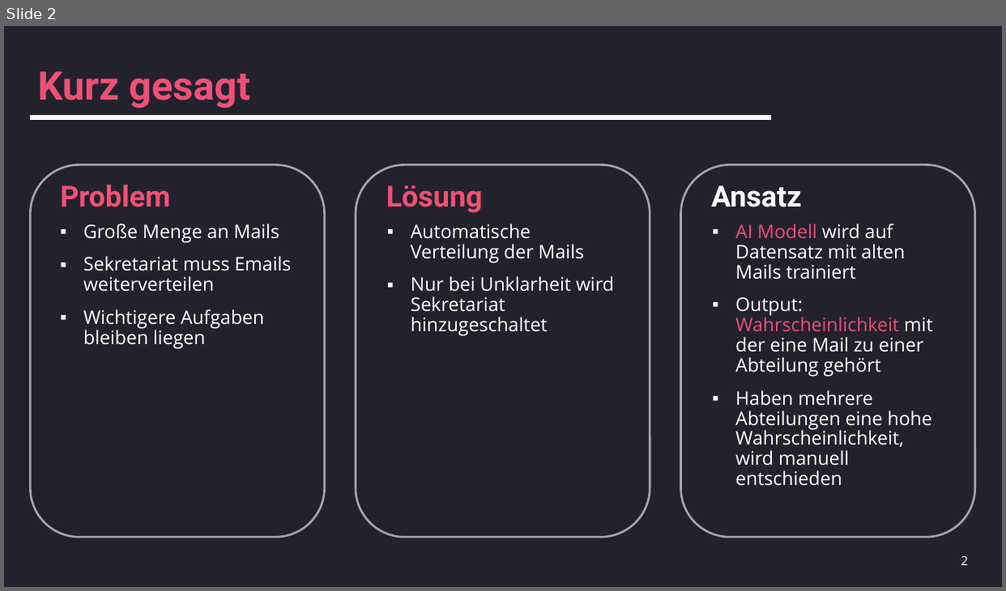
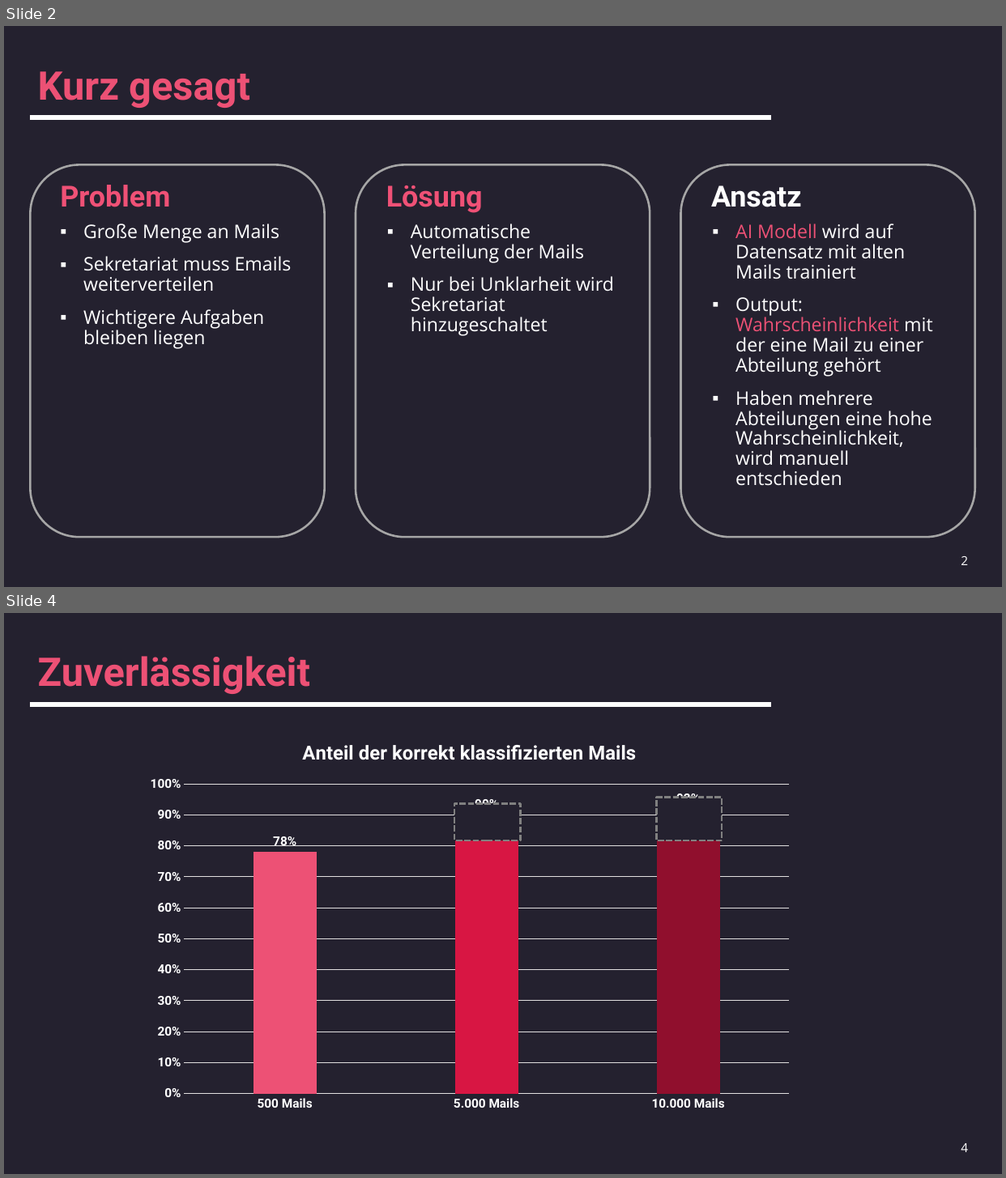
Before and after one commit to MagnusWagner/nlp_datathon, a slide deck: Präsentation.pptx. Shown one above the other, each under a label of ours: slide 2 before the commit, slides 2 and 4 after it; the slides between them are not shown. The pictures are 1006x591 and 1006x1178 pixels, drawn with LibreOffice and Linux fonts; fonts in the diff are those of the drawing; background and template pictures are left out. Boxes give left, top, right and bottom in pixels: in the first picture for what was removed or moved away, otherwise in the second. Text is boxed around its words. In the diff, an @@ line names an element or a change of style, - is before the commit and + after.

```diff
--- a/Präsentation.pptx
+++ b/Präsentation.pptx
@@ slide 4 added at [4, 613, 1002, 1174], background #24212F; not listed: 1 template element that a slide beside it also shows @@
@@ title added at [38, 656, 310, 694], 38 pt, text #ED5175, bold @@
+Zuverlässigkeit
@@ column chart added at [138, 726, 803, 1119] @@
+title "Anteil der korrekt klassifizierten Mails "
+categories: 500 Mails, 5.000 Mails, 10.000 Mails
+Series 1: 0.78, 0.9, 0.92
@@ rectangle added at [454, 804, 521, 841], fill #24212F, outline #808080 2 pt dashed @@
@@ rectangle added at [657, 797, 722, 841], fill #24212F, outline #808080 2 pt dashed @@
@@ page number added at [961, 1144, 968, 1152], 12 pt, text #FFFFFF @@
+4
```
Also in this commit, not shown: 2 slides changed.
